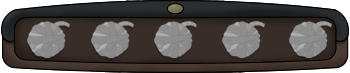
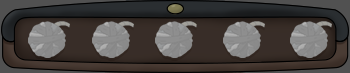
Layered file, before and after one edit (350px x 73px). Changes by layer:
painted on "Bombe_interface copie 2" over [289, 21, 332, 58]
painted on "Bombe_interface copie 3" over [222, 21, 265, 58]
painted on "Bombe_interface copie" over [154, 21, 197, 58]
painted on "Bombe_interface copie 4" over [91, 21, 134, 58]
painted on "Bombe_interface" over [27, 21, 70, 58]
showed "Arrière-plan", painted on it over [0, 0, 350, 73]
